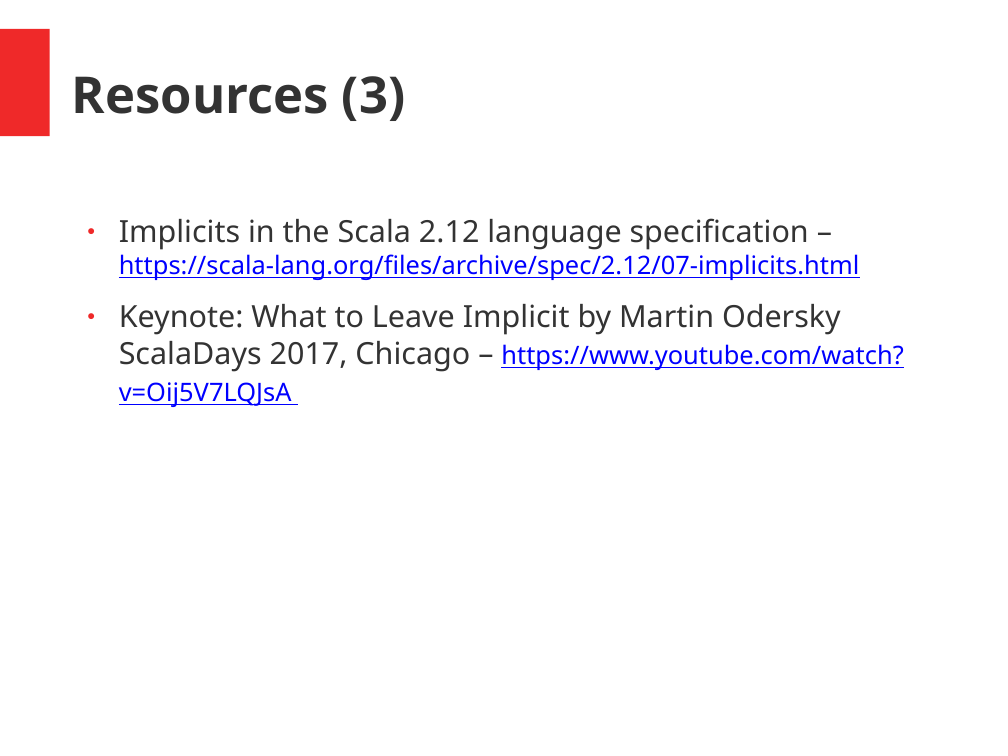
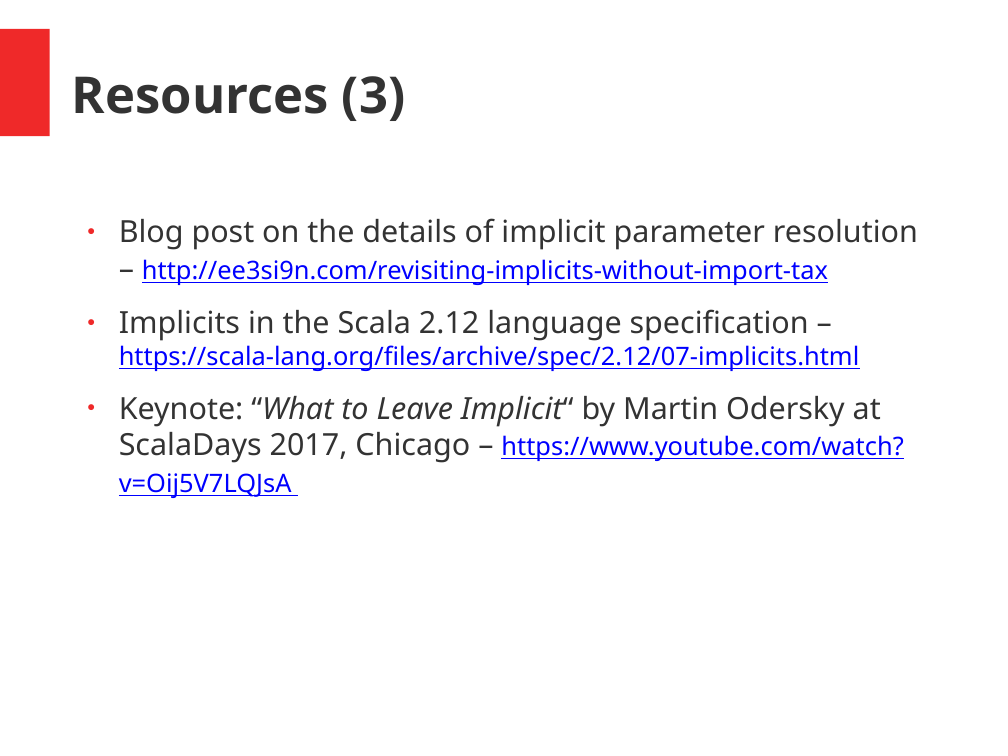
Before and after one commit to hermannhueck/typeclasses, a slide deck: slide 46 of Slides/TypeClasses.pptx (slide 45 before the commit). Drawn at 1008x756 pixels with LibreOffice and Linux fonts; fonts in the diff are those of the drawing. Boxes give left, top, right and bottom in pixels: in the first picture for what was removed or moved away, otherwise in the second. Text is boxed around its words. In the diff, an @@ line names an element or a change of style, - is before the commit and + after.

```diff
--- a/Slides/TypeClasses.pptx
+++ b/Slides/TypeClasses.pptx
@@ text at box(119, 218, 918, 285): paragraph added @@
+● Blog post on the details of implicit parameter resolution – http://ee3si9n.com/revisiting-implicits-without-import-tax
@@ text at box(119, 396, 903, 498): text changed @@
-● Keynote: What to Leave Implicit by Martin Odersky ScalaDays 2017, Chicago – https://www.youtube.com/watch?v=Oij5V7LQJsA
+● Keynote: “What to Leave Implicit“ by Martin Odersky at ScalaDays 2017, Chicago – https://www.youtube.com/watch?v=Oij5V7LQJsA
```
Also in this commit, not shown: 4 other slides changed, 1 slide added, 1 other file.
